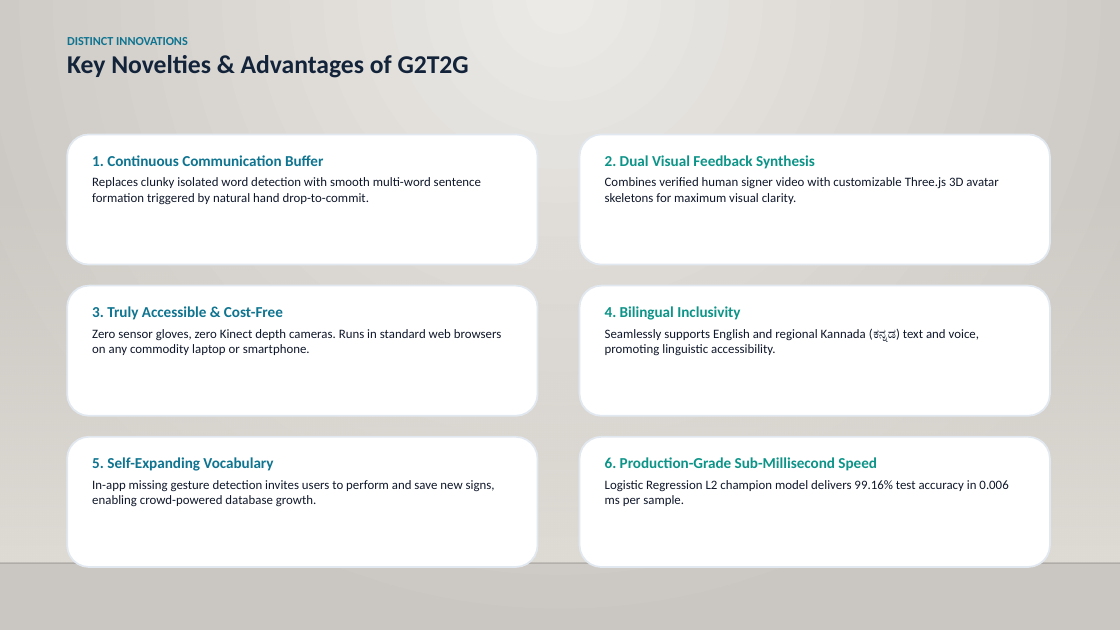
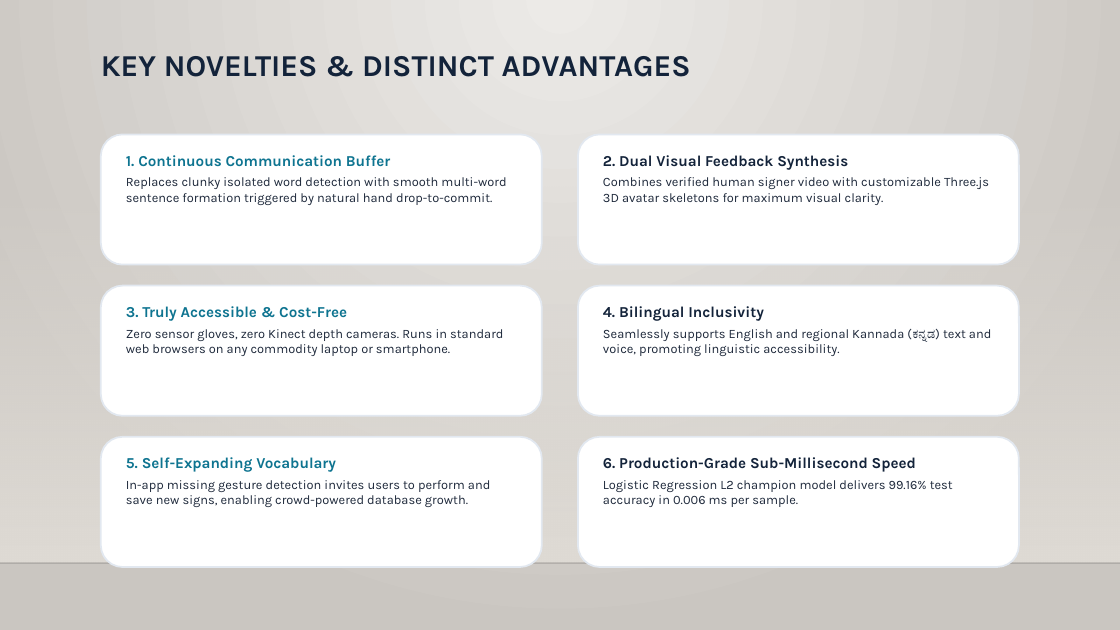
Before and after one commit to darshandivakarnaik28/G2T2G, a slide deck: slide 36 of G2T2G_Final_Presentation.pptx. Drawn at 1120x630 pixels with LibreOffice and Linux fonts; fonts in the diff are those of the drawing; background and template pictures are left out. Boxes give left, top, right and bottom in pixels: in the first picture for what was removed or moved away, otherwise in the second. Text is boxed around its words. In the diff, an @@ line names an element or a change of style, - is before the commit and + after.

Commit message:
style(presentation): unify typography, title coordinates, and table formatting across all 38 slides

```diff
--- a/G2T2G_Final_Presentation.pptx
+++ b/G2T2G_Final_Presentation.pptx
@@ text at [101,56,691,77]: text changed; size 22 to 26 pt; font Calibri to Karla @@
-DISTINCT INNOVATIONS
-Key Novelties & Advantages of G2T2G
+KEY NOVELTIES & DISTINCT ADVANTAGES
@@ rounded rectangle: place and size @@
-rounded rectangle at [67,134,538,265]
+rounded rectangle at [101,134,542,265]
@@ text "1. Continuous Communication Buffer": place and size @@
-text "1. Continuous Communication Buffer" at [92,155,481,205]
+text "1. Continuous Communication Buffer" at [126,155,506,205]
@@ text "1. Continuous Communication Buffer" at [126,155,506,205]: font Calibri to Karla; text colour #0F172A to #1E293B in "Replaces clunky isolated word detection with smooth ..." @@
@@ rounded rectangle: place and size @@
-rounded rectangle at [580,134,1050,265]
+rounded rectangle at [578,134,1019,265]
@@ text "2. Dual Visual Feedback Synthesis" at [603,155,989,205]: font Calibri to Karla; text colour #0D9488 to #13233A in "2. Dual Visual Feedback Synthesis"; text colour #0F172A to #1E293B in "Combines verified human signer video with customizable ..." @@
@@ rounded rectangle: place and size @@
-rounded rectangle at [67,286,538,416]
+rounded rectangle at [101,286,542,416]
@@ text "3. Truly Accessible & Cost-Free": place and size @@
-text "3. Truly Accessible & Cost-Free" at [92,306,502,355]
+text "3. Truly Accessible & Cost-Free" at [126,306,503,356]
@@ text "3. Truly Accessible & Cost-Free" at [126,306,503,356]: font Calibri to Karla; text colour #0F172A to #1E293B in "Zero sensor gloves, zero Kinect depth cameras. ..." @@
@@ rounded rectangle: place and size @@
-rounded rectangle at [580,286,1050,416]
+rounded rectangle at [578,286,1019,416]
@@ text "4. Bilingual Inclusivity" at [603,306,991,356]: font Calibri to Karla; text colour #0D9488 to #13233A in "4. Bilingual Inclusivity"; text colour #0F172A to #1E293B in "Seamlessly supports English and regional Kannada (ಕನ್ನಡ) ..." @@
@@ rounded rectangle: place and size @@
-rounded rectangle at [67,437,538,567]
+rounded rectangle at [101,437,542,567]
@@ rounded rectangle: place and size @@
-rounded rectangle at [580,437,1050,567]
+rounded rectangle at [578,437,1019,567]
@@ text "5. Self-Expanding Vocabulary": place and size @@
-text "5. Self-Expanding Vocabulary" at [92,457,495,507]
+text "5. Self-Expanding Vocabulary" at [126,457,490,507]
@@ text "5. Self-Expanding Vocabulary" at [126,457,490,507]: font Calibri to Karla; text colour #0F172A to #1E293B in "In-app missing gesture detection invites users to ..." @@
@@ text "6. Production-Grade Sub-Millisecond Speed" at [603,457,953,507]: font Calibri to Karla; text colour #0D9488 to #13233A in "6. Production-Grade Sub-Millisecond Speed"; text colour #0F172A to #1E293B in "Logistic Regression L2 champion model delivers 99.16% ..." @@
```
Also in this commit, not shown: 37 other slides changed, 2 other files.
